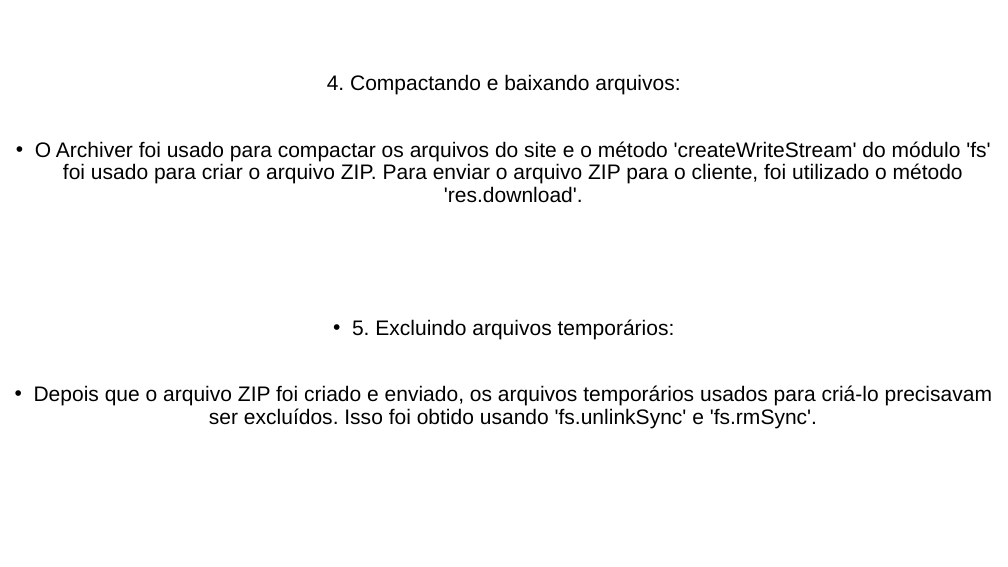
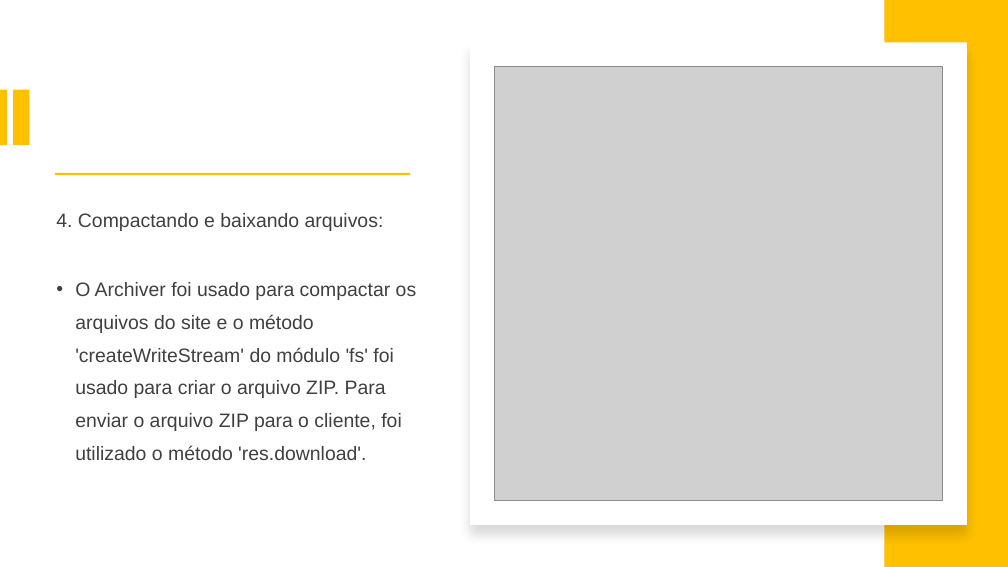
Before and after one commit to offmtm/low-code, a slide deck: slide 13 of Low Code Project.pptx. Drawn at 1008x567 pixels with LibreOffice and Linux fonts; fonts in the diff are those of the drawing; grey boxes stand for pictures. Boxes give left, top, right and bottom in pixels: in the first picture for what was removed or moved away, otherwise in the second. Text is boxed around its words. In the diff, an @@ line names an element or a change of style, - is before the commit and + after.

```diff
--- a/Low Code Project.pptx
+++ b/Low Code Project.pptx
@@ rectangle added at (x1=885, y1=0, x2=1008, y2=567), fill #FFC000 @@
@@ rectangle added at (x1=470, y1=42, x2=967, y2=525), fill #FFFFFF @@
@@ rectangle added at (x1=0, y1=89, x2=8, y2=145), fill #FFC000 @@
@@ rectangle added at (x1=13, y1=89, x2=29, y2=145), fill #FFC000 @@
@@ picture added at (x1=495, y1=66, x2=943, y2=501) @@
@@ rectangle added at (x1=55, y1=173, x2=411, y2=175), fill #FFC000 @@
@@ text "4. Compactando e baixando arquivos:" moved from (x1=34, y1=74, x2=992, y2=428) to (x1=56, y1=213, x2=417, y2=460) @@
@@ text "4. Compactando e baixando arquivos:" at (x1=56, y1=213, x2=417, y2=460): size 20 to 18.5 pt, text colour #000000 to #404040; alignment centre to left; line spacing 0.9 to 0.7; line spacing 0.9 to 1.4; vertical alignment top to middle @@
@@ text at (x1=34, y1=319, x2=992, y2=428): paragraphs removed @@
-• 5. Excluindo arquivos temporários:
-• Depois que o arquivo ZIP foi criado e enviado, os arquivos temporários usados para criá-lo precisavam ser excluídos. Isso foi obtido usando 'fs.unlinkSync' e 'fs.rmSync'.
```
Also in this commit, not shown: 14 other slides changed, 2 slides added, 1 slide removed.
